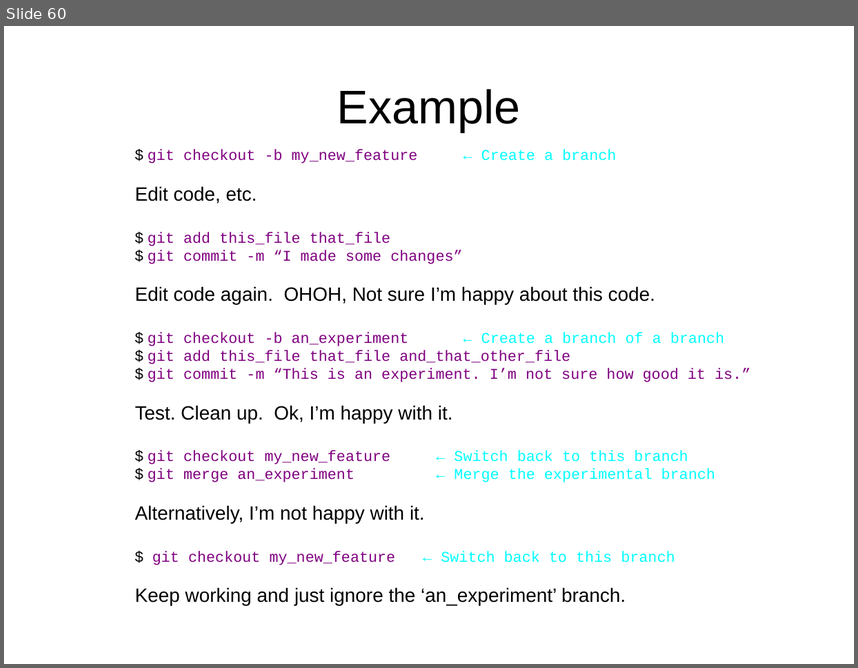
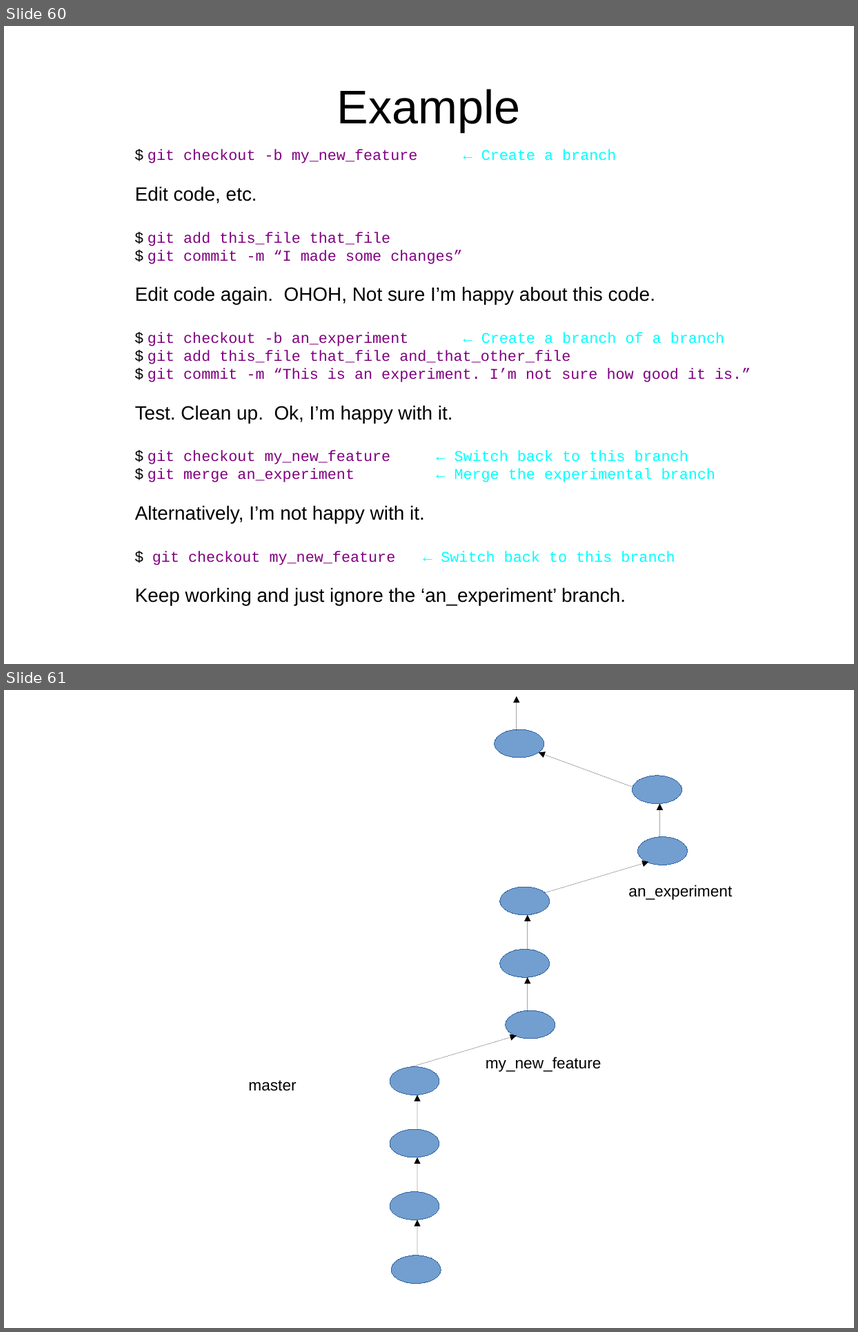
Before and after one commit to 4627ManningRobotics/WorkFlow, a slide deck: GIT Presentation.pptx. Shown one above the other, each under a label of ours: slide 60 before the commit, slides 60 and 61 after it. The pictures are 858x668 and 858x1332 pixels, drawn with LibreOffice and Linux fonts; fonts in the diff are those of the drawing. Boxes give left, top, right and bottom in pixels: in the first picture for what was removed or moved away, otherwise in the second. Text is boxed around its words. In the diff, an @@ line names an element or a change of style, - is before the commit and + after.

```diff
--- a/GIT Presentation.pptx
+++ b/GIT Presentation.pptx
@@ slide 61 added at <box>4,690,854,1328</box>, background #FFFFFF @@
@@ arrow added from (517, 731) to (517, 696), #000000 0.75 pt @@
@@ ellipse added at <box>495,729,544,757</box>, fill #729FCF, outline #3465A4 0.75 pt @@
@@ arrow added from (633, 787) to (539, 753), #000000 0.75 pt @@
@@ ellipse added at <box>633,776,682,803</box>, fill #729FCF, outline #3465A4 0.75 pt @@
@@ arrow added from (660, 838) to (660, 803), #000000 0.75 pt @@
@@ ellipse added at <box>638,836,688,865</box>, fill #729FCF, outline #3465A4 0.75 pt @@
@@ arrow added from (544, 893) to (649, 862), #000000 0.75 pt @@
@@ ellipse added at <box>500,887,549,914</box>, fill #729FCF, outline #3465A4 0.75 pt @@
@@ text added at <box>628,885,732,900</box>, 14.6 pt, text #000000 @@
+an_experiment
@@ arrow added from (528, 949) to (528, 914), #000000 0.75 pt @@
@@ ellipse added at <box>500,949,549,977</box>, fill #729FCF, outline #3465A4 0.75 pt @@
@@ arrow added from (528, 1012) to (528, 977), #000000 0.75 pt @@
@@ ellipse added at <box>506,1010,555,1038</box>, fill #729FCF, outline #3465A4 0.75 pt @@
@@ arrow added from (412, 1067) to (517, 1036), #000000 0.75 pt @@
@@ text added at <box>486,1056,602,1072</box>, 14.6 pt, text #000000 @@
+my_new_feature
@@ text added at <box>248,1080,296,1091</box>, 14.6 pt, text #000000 @@
+master
@@ ellipse added at <box>390,1067,439,1094</box>, fill #729FCF, outline #3465A4 0.75 pt @@
@@ arrow added from (417, 1129) to (417, 1095), #000000 0.75 pt @@
@@ ellipse added at <box>390,1129,439,1156</box>, fill #729FCF, outline #3465A4 0.75 pt @@
@@ arrow added from (417, 1192) to (417, 1157), #000000 0.75 pt @@
@@ ellipse added at <box>390,1192,439,1219</box>, fill #729FCF, outline #3465A4 0.75 pt @@
@@ arrow added from (417, 1254) to (417, 1220), #000000 0.75 pt @@
@@ ellipse added at <box>391,1255,441,1283</box>, fill #729FCF, outline #3465A4 0.75 pt @@
```
Also in this commit, not shown: 4 slides changed.
